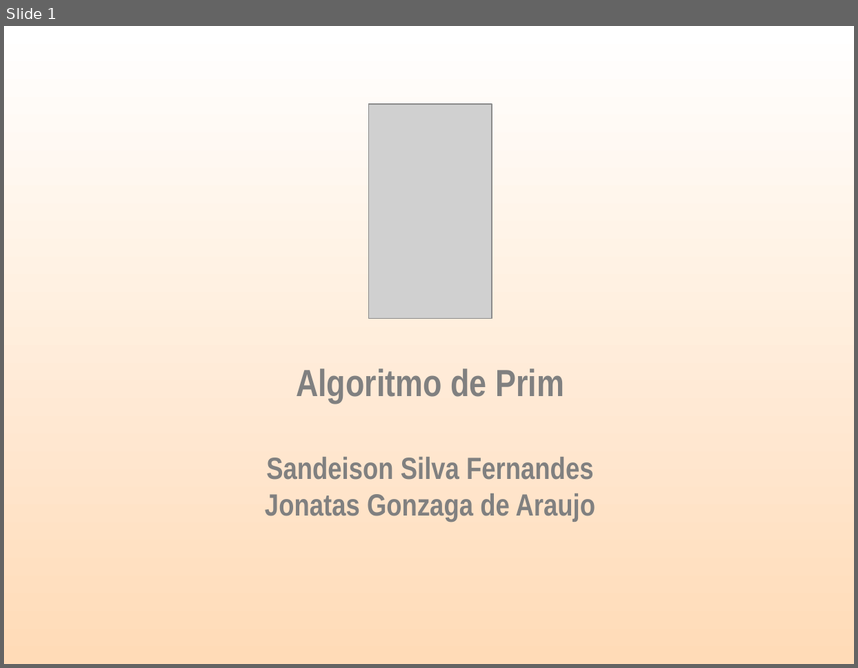
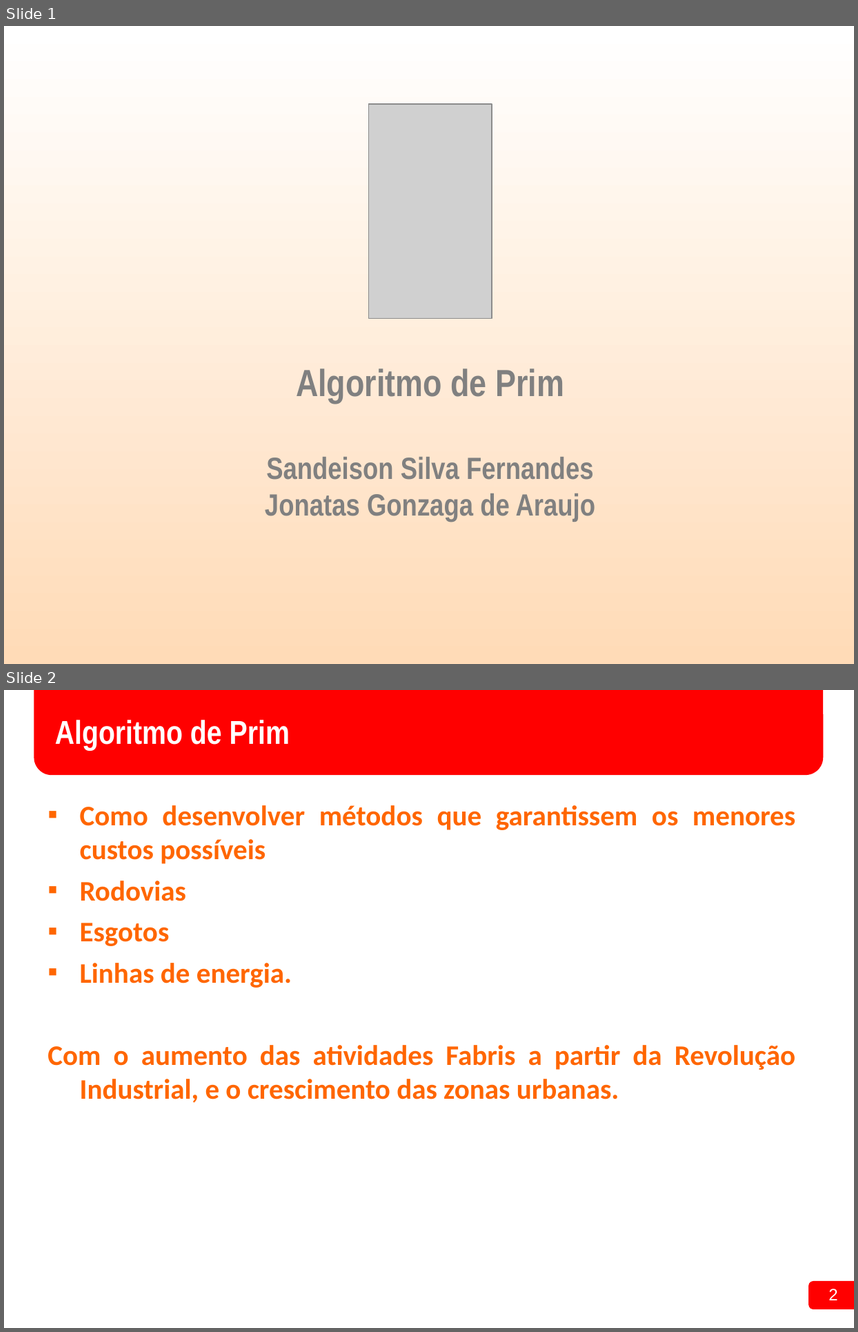
Before and after one commit to SANDEISON/Projeto_Estrutura_de_Dados_2016.1, a slide deck: 01 - Seminario/Seminário Algoritmo de Prim.ppt. Shown one above the other, each under a label of ours: slide 1 before the commit, slides 1 and 2 after it. The pictures are 858x668 and 858x1332 pixels, drawn with LibreOffice and Linux fonts; fonts in the diff are those of the drawing; grey boxes stand for pictures; background and template pictures are left out. Boxes give left, top, right and bottom in pixels: in the first picture for what was removed or moved away, otherwise in the second. Text is boxed around its words. In the diff, an @@ line names an element or a change of style, - is before the commit and + after.

```diff
--- a/01 - Seminario/Seminário Algoritmo de Prim.ppt
+++ b/01 - Seminario/Seminário Algoritmo de Prim.ppt
@@ slide 2 added at <box>4,690,854,1328</box>, background #FFFFFF @@
@@ rounded rectangle added at <box>34,690,822,775</box>, fill #FF0000 @@
@@ title added at <box>55,720,290,751</box>, 28 pt, text #FFFFFF, bold @@
+Algoritmo de Prim
@@ text added at <box>47,805,795,1103</box>, 24 pt, text #FF6600, bold @@
+▪ Como desenvolver métodos que garantissem os menores custos possíveis
+▪ Rodovias
+▪ Esgotos
+▪ Linhas de energia.
+Com o aumento das atividades Fabris a partir da Revolução Industrial, e o crescimento das zonas urbanas.
@@ rounded rectangle added at <box>809,1281,854,1309</box>, fill #FF0000 @@
@@ page number added at <box>829,1288,838,1300</box>, 14 pt, text #FFFFFF @@
+2
```
Also in this commit, not shown: 12 other slides added, 7 slides removed, 39 other files.
